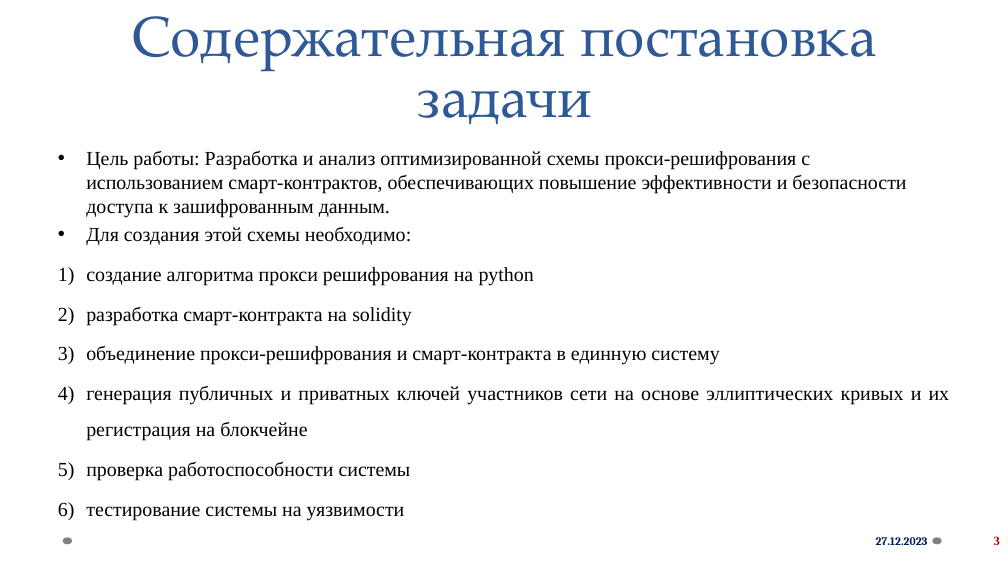
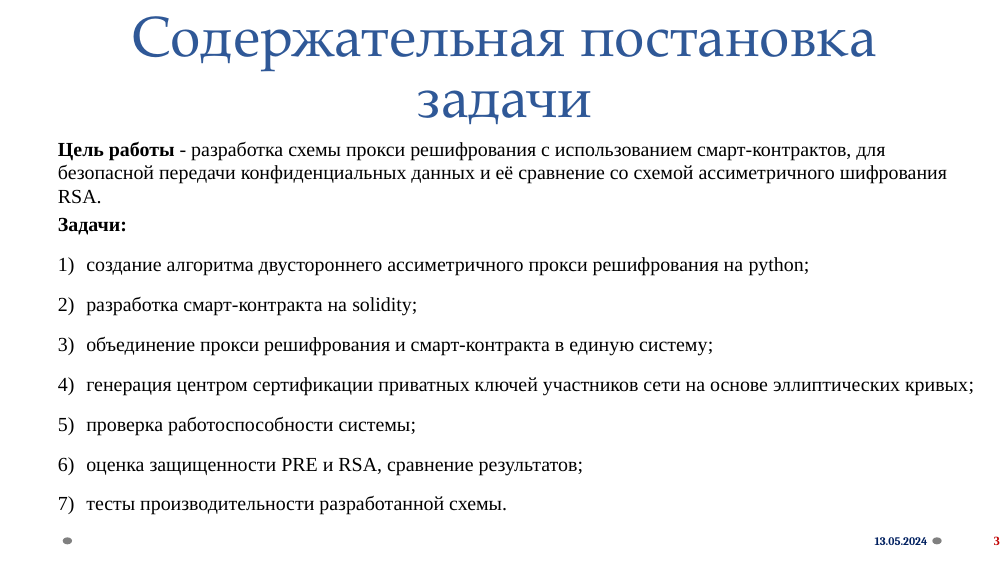
Before and after one commit to mikeezq/pre-system, a slide deck: slide 3 of docs/Книр_КорниловМ.А..pptx. Drawn at 1008x567 pixels with LibreOffice and Linux fonts; fonts in the diff are those of the drawing; background and template pictures are left out. Boxes give left, top, right and bottom in pixels: in the first picture for what was removed or moved away, otherwise in the second. Text is boxed around its words. In the diff, an @@ line names an element or a change of style, - is before the commit and + after.

```diff
--- a/docs/Книр_КорниловМ.А..pptx
+++ b/docs/Книр_КорниловМ.А..pptx
@@ text at [58,141,974,515]: text changed @@
-• Цель работы: Разработка и анализ оптимизированной схемы прокси-решифрования с использованием смарт-контрактов, обеспечивающих повышение эффективности и безопасности доступа к зашифрованным данным.
-• Для создания этой схемы необходимо:
-1) создание алгоритма прокси решифрования на python
-2) разработка смарт-контракта на solidity
-3) объединение прокси-решифрования и смарт-контракта в единную систему
-4) генерация публичных и приватных ключей участников сети на основе эллиптических кривых и их регистрация на блокчейне
-5) проверка работоспособности системы
-6) тестирование системы на уязвимости
+Цель работы - разработка схемы прокси решифрования с использованием смарт-контрактов, для безопасной передачи конфиденциальных данных и её сравнение со схемой ассиметричного шифрования RSA.
+Задачи:
+1) создание алгоритма двустороннего ассиметричного прокси решифрования на python;
+2) разработка смарт-контракта на solidity;
+3) объединение прокси решифрования и смарт-контракта в единую систему;
+4) генерация центром сертификации приватных ключей участников сети на основе эллиптических кривых;
+5) проверка работоспособности системы;
+6) оценка защищенности PRE и RSA, сравнение результатов;
+7) тесты производительности разработанной схемы.
@@ text at [875,537,928,545]: text changed @@
-27.12.2023
+13.05.2024
```
Also in this commit, not shown: 7 other slides changed, 6 slides added, 7 other files.
